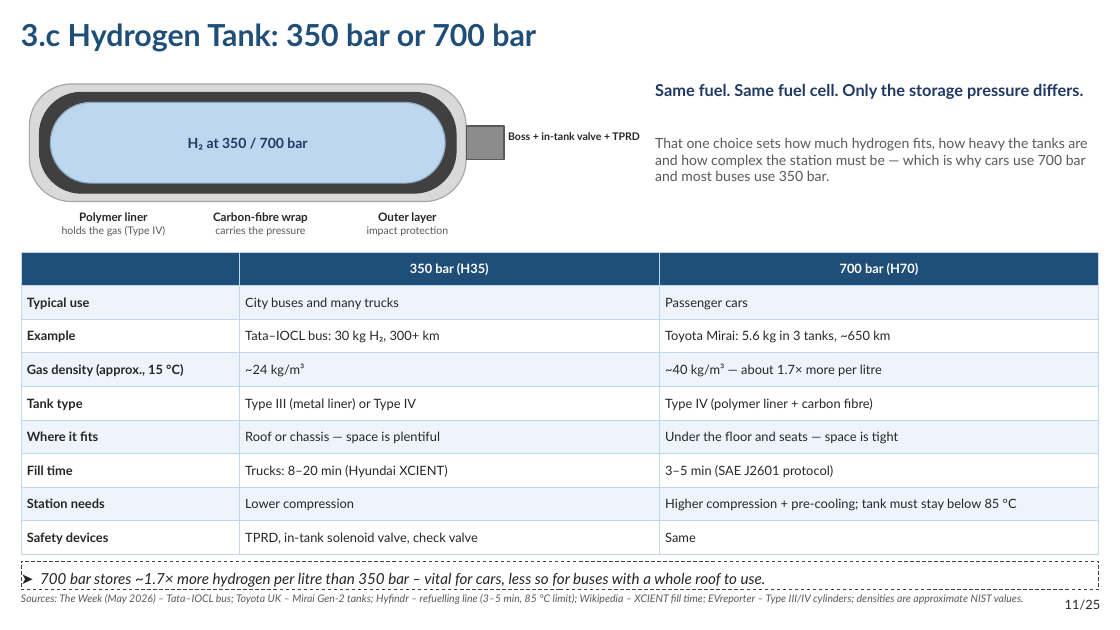
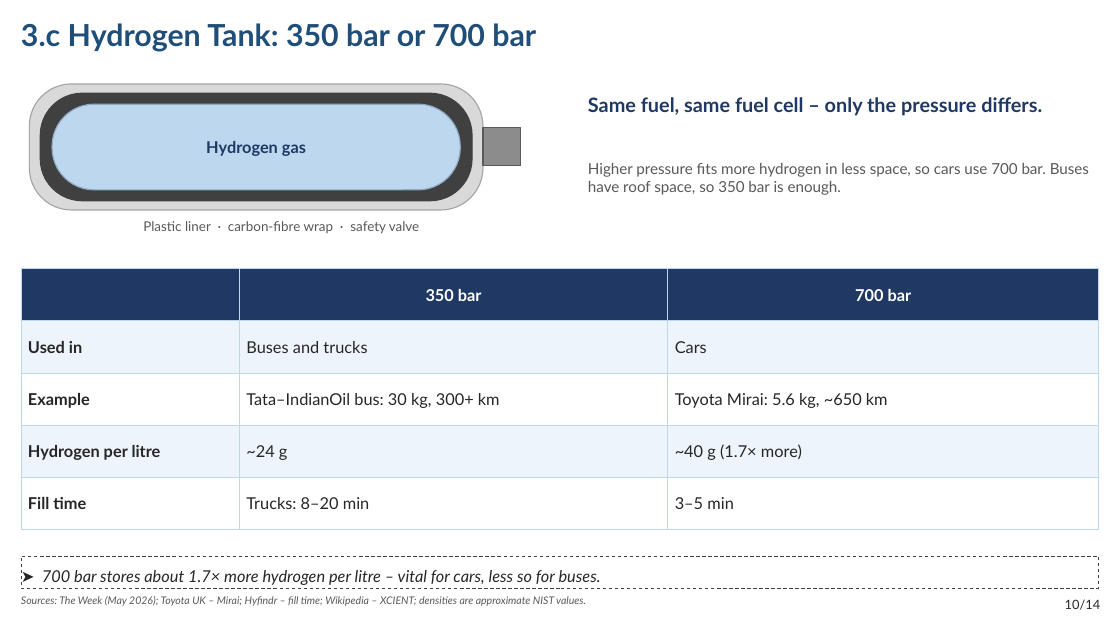
Before and after one commit to Crypto-ashish/hydrogen-car, a slide deck: slide 11 of Hydrogen_Vehicle_Study.pptx (slide 12 before the commit). Drawn at 1120x630 pixels with LibreOffice and Linux fonts; fonts in the diff are those of the drawing. Boxes give left, top, right and bottom in pixels: in the first picture for what was removed or moved away, otherwise in the second. Text is boxed around its words. In the diff, an @@ line names an element or a change of style, - is before the commit and + after.

```diff
--- a/Hydrogen_Vehicle_Study.pptx
+++ b/Hydrogen_Vehicle_Study.pptx
@@ proportions changed in 3 elements at (x1=52, y1=104, x2=460, y2=190), (x1=40, y1=93, x2=472, y2=201), (x1=29, y1=84, x2=483, y2=210) @@
@@ rounded rectangle resized from (x1=29, y1=84, x2=466, y2=202) to (x1=29, y1=84, x2=483, y2=210) @@
@@ rounded rectangle resized from (x1=39, y1=92, x2=456, y2=193) to (x1=40, y1=93, x2=472, y2=201) @@
@@ rounded rectangle resized from (x1=50, y1=103, x2=445, y2=183) to (x1=52, y1=104, x2=460, y2=190) @@
@@ text at (x1=588, y1=97, x2=1042, y2=116): text changed; size 14 to 17 pt @@
-Same fuel. Same fuel cell. Only the storage pressure differs.
+Same fuel, same fuel cell – only the pressure differs.
@@ text at (x1=206, y1=141, x2=306, y2=156): text changed; size 12 to 14 pt @@
-H₂ at 350 / 700 bar
+Hydrogen gas
@@ rectangle resized from (x1=466, y1=126, x2=504, y2=160) to (x1=483, y1=128, x2=521, y2=166) @@
@@ text removed at (x1=655, y1=137, x2=1087, y2=181) @@
-That one choice sets how much hydrogen fits, how heavy the tanks are and how complex the station must be — which is why cars use 700 bar and most buses use 350 bar.
@@ text added at (x1=588, y1=163, x2=1089, y2=195), 13 pt, text #595959 @@
+Higher pressure fits more hydrogen in less space, so cars use 700 bar. Buses have roof space, so 350 bar is enough.
@@ text removed at (x1=62, y1=212, x2=165, y2=236) @@
-Polymer liner
-holds the gas (Type IV)
@@ text at (x1=143, y1=221, x2=419, y2=234): text changed; size 9 to 11.5 pt; text colour #262626 to #595959; bold off @@
-Boss + in-tank valve + TPRD
+Plastic liner · carbon-fibre wrap · safety valve
@@ text removed at (x1=213, y1=212, x2=308, y2=236) @@
-Carbon-fibre wrap
-carries the pressure
@@ text removed at (x1=367, y1=212, x2=448, y2=236) @@
-Outer layer
-impact protection
@@ table at (x1=21, y1=269, x2=1099, y2=513) @@
-row 1:  | 350 bar (H35) | 700 bar (H70)
-row 2: Typical use | City buses and many trucks | Passenger cars
-row 3: Example | Tata–IOCL bus: 30 kg H₂, 300+ km | Toyota Mirai: 5.6 kg in 3 tanks, ~650 km
-row 4: Gas density (approx., 15 °C) | ~24 kg/m³ | ~40 kg/m³ — about 1.7× more per litre
-row 5: Tank type | Type III (metal liner) or Type IV | Type IV (polymer liner + carbon fibre)
-row 6: Where it fits | Roof or chassis — space is plentiful | Under the floor and seats — space is tight
-row 7: Fill time | Trucks: 8–20 min (Hyundai XCIENT) | 3–5 min (SAE J2601 protocol)
-row 8: Station needs | Lower compression | Higher compression + pre-cooling; tank must stay below 85 °C
-row 9: Safety devices | TPRD, in-tank solenoid valve, check valve | Same
+row 1:  | 350 bar | 700 bar
+row 2: Used in | Buses and trucks | Cars
+row 3: Example | Tata–IndianOil bus: 30 kg, 300+ km | Toyota Mirai: 5.6 kg, ~650 km
+row 4: Hydrogen per litre | ~24 g | ~40 g (1.7× more)
+row 5: Fill time | Trucks: 8–20 min | 3–5 min
@@ table resized from (x1=21, y1=252, x2=1099, y2=548) to (x1=21, y1=269, x2=1099, y2=513) @@
@@ rectangle "➤ 700 bar stores about ..." moved from (x1=21, y1=561, x2=1099, y2=590) to (x1=21, y1=556, x2=1099, y2=588) @@
@@ text at (x1=21, y1=596, x2=586, y2=606): text changed @@
-Sources: The Week (May 2026) – Tata–IOCL bus; Toyota UK – Mirai Gen-2 tanks; Hyfindr – refuelling line (3–5 min, 85 °C limit); Wikipedia – XCIENT fill time; EVreporter – Type III/IV cylinders; densities are approximate NIST values.
+Sources: The Week (May 2026); Toyota UK – Mirai; Hyfindr – fill time; Wikipedia – XCIENT; densities are approximate NIST values.
@@ text in rectangle at (x1=42, y1=570, x2=601, y2=585): text changed; size 13 to 14 pt @@
-➤ 700 bar stores ~1.7× more hydrogen per litre than 350 bar – vital for cars, less so for buses with a whole roof to use.
+➤ 700 bar stores about 1.7× more hydrogen per litre – vital for cars, less so for buses.
@@ text at (x1=1065, y1=599, x2=1101, y2=610): text changed @@
-11/25
+10/14
```
Also in this commit, not shown: 12 other slides changed, 1 slide added, 12 slides removed, 1 other file.
